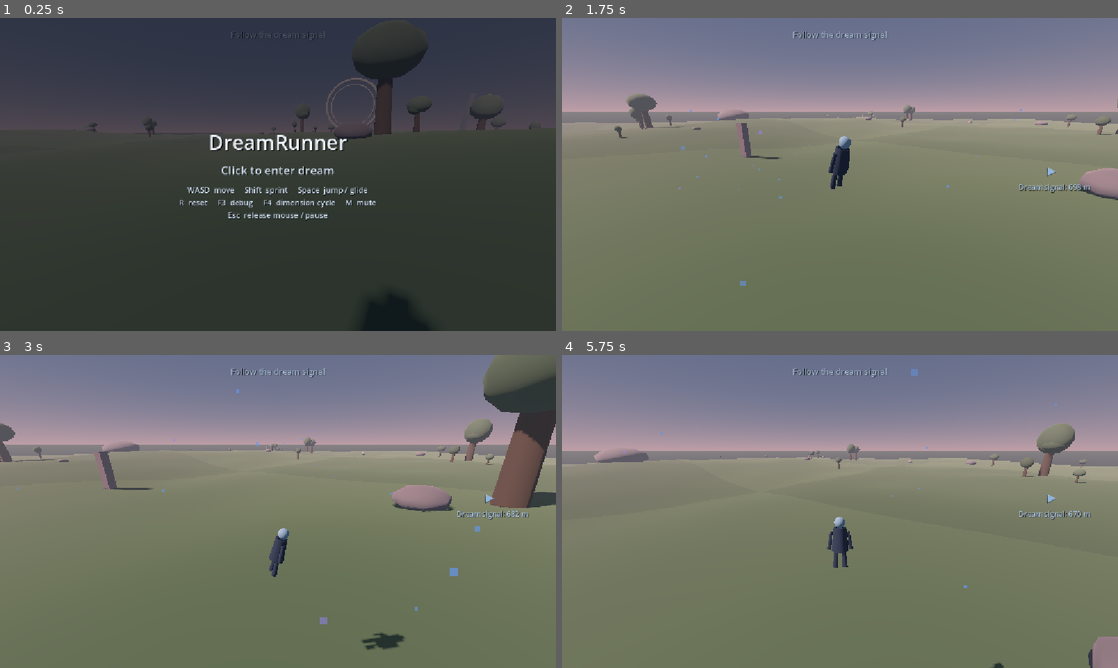
Above: before the commit, frames 1-4 (two rows, left to right).
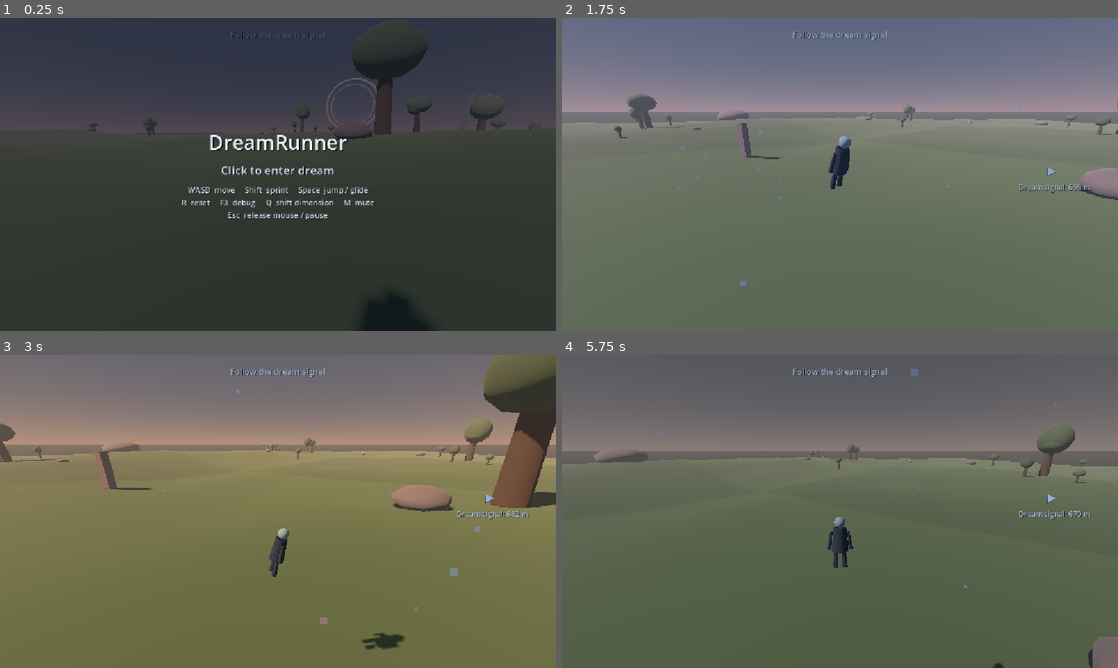
Above: after the commit, the same moments.

Repository: nimanimanima-rgb/DreamRunner
Game: Godot game, scene res://scenes/Game.tscn
The game is run twice, just before and just after one commit, with the same random seed, the same clock (stepped at 60 frames per second) and the same inputs.
Inputs (mouse positions are in pixels of both pictures, inside the frame that each line leads up to):
- Up to frame 1 (0.25 s): no input
- Up to frame 2 (1.75 s): tap Enter at 0.5 s; move the mouse to (962, 158) at 0.52 s; hold D (move_right) 0.53-1.28 s; hold Q (shift_dimension, bound only after the commit) 0.53-1.28 s; click (962, 158) at 0.67 s; tap Space (jump) at 0.77, 1.52 s; move the mouse to (812, 174) at 1.27 s; hold W (move_forward) from 1.28 s (still down); tap Shift (sprint) at 1.35 s; tap Q (shift_dimension, bound only after the commit) at 1.55 s
- Up to frame 3 (3 s): keep holding W (move_forward); move the mouse to (289, 505) at 2.02 s; hold Q (shift_dimension, bound only after the commit) 2.03-2.78 s; move the mouse to (272, 517) at 2.77 s; tap M at 2.85 s; click (272, 517) at 2.92 s
- Up to frame 4 (5.75 s): keep holding W (move_forward); tap Space (jump) at 3.02, 3.77, 4.52 s; tap Q (shift_dimension, bound only after the commit) at 3.05, 4.55 s; move the mouse to (878, 514) at 3.52 s; hold Q (shift_dimension, bound only after the commit) 3.53-4.28 s; move the mouse to (795, 508) at 4.27 s; tap Shift (sprint) at 4.35 s; move the mouse to (845, 511) at 5.02 s; hold Q (shift_dimension, bound only after the commit) from 5.03 s (still down); click (845, 511) at 5.17 s

The runs differ from the first frame. In frame 1, 0.7% of the frame differs, in the area x 32-68%, y 54-61%; in frame 2, 0.8%; in frame 3, 36%; in frame 4, 99%, in the area x 0-100%, y 0-100%.

Commit message:
Move dimension shift input to Q

Diff:
--- a/project.godot
+++ b/project.godot
@@ -57,6 +57,11 @@
 "events": [Object(InputEventKey,"resource_local_to_scene":false,"resource_name":"","device":-1,"window_id":0,"alt_press …(192 unchanged characters)…
 ]
 }
+shift_dimension={
+"deadzone": 0.2,
+"events": [Object(InputEventKey,"resource_local_to_scene":false,"resource_name":"","device":-1,"window_id":0,"alt_pressed":false,"shift_pressed":false,"ctrl_pressed":false,"meta_pressed":false,"pressed":false,"keycode":0,"physical_keycode":81,"key_label":0,"unicode":113,"location":0,"echo":false,"script":null)
+]
+}
 
 [physics]
 
--- a/scenes/Game.tscn
+++ b/scenes/Game.tscn
@@ -354,6 +354,6 @@
 theme_override_constants/shadow_offset_y = 1
 theme_override_font_sizes/font_size = 16
 text = "WASD  move     Shift  sprint     Space  jump / glide
-R  reset     F3  debug     F4  dimension cycle     M  mute
+R  reset     F3  debug     Q  shift dimension     M  mute
 Esc  release mouse / pause"
 horizontal_alignment = 1
--- a/scripts/dream_atmosphere.gd
+++ b/scripts/dream_atmosphere.gd
@@ -153,7 +153,7 @@
 
 
 func _unhandled_input(event: InputEvent) -> void:
-	if event is InputEventKey and event.pressed and not event.echo and event.keycode == KEY_F4:
+	if event.is_action_pressed("shift_dimension"):
 		cycle_dimension()
 		get_viewport().set_input_as_handled()
 
Not shown, changed: ART_DIRECTION.md
Not shown, changed: CURRENT_STATE.md
